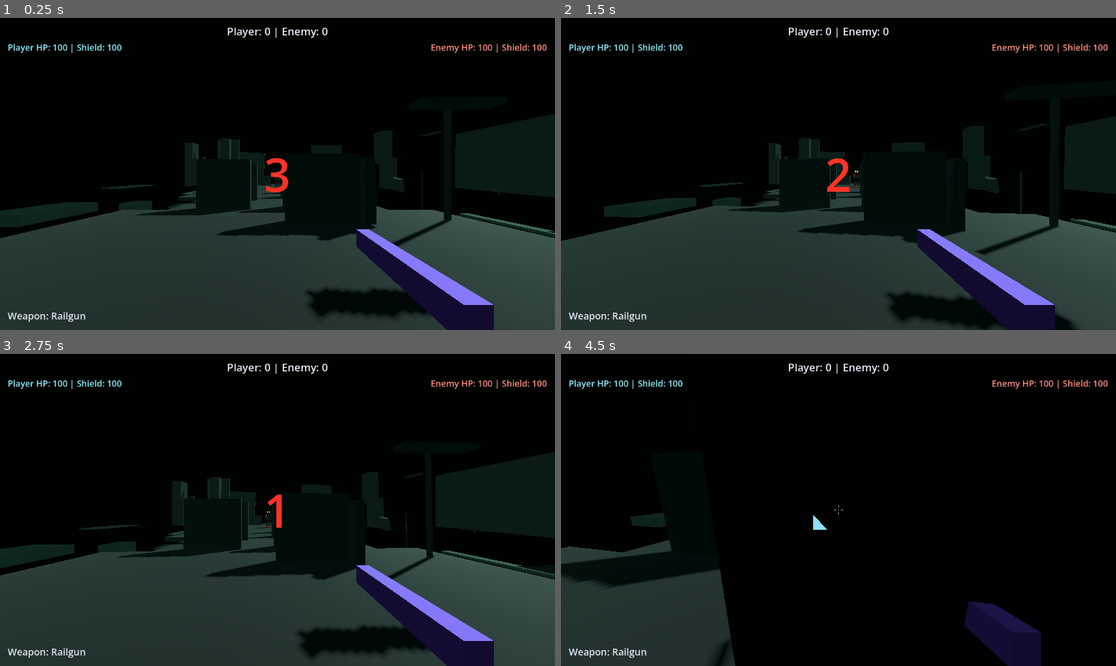
Above: before the commit, frames 1-4 (two rows, left to right).
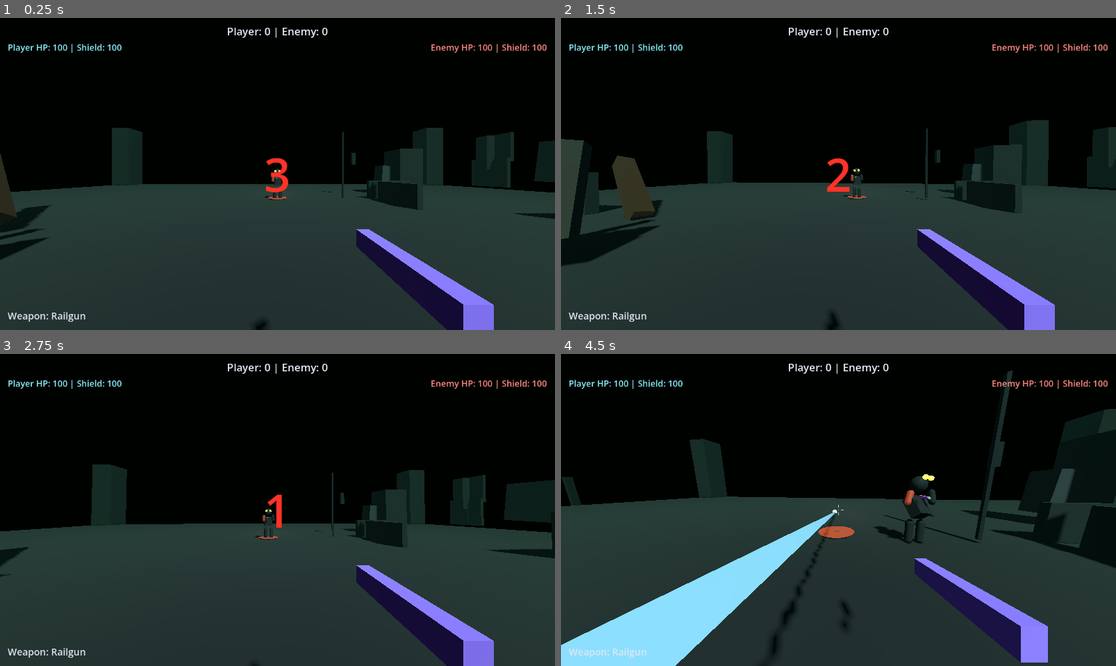
Above: after the commit, the same moments.

Repository: skyw4rp/void
Game: Godot game, scene res://scenes/main.tscn
Two runs of this game, one before a commit and one after it. Both use one fixed random seed, a clock stepped at 60 frames per second and the inputs below.
Inputs (mouse positions are in pixels of both pictures, inside the frame that each line leads up to):
- Up to frame 1 (0.25 s): no input
- Up to frame 2 (1.5 s): move the mouse to (866, 174) at 0.52 s; press the mouse at (866, 174) at 0.53 s; hold W (move_forward) from 0.53 s (still down); tap Space (jump) at 0.77 s; move the mouse to (810, 174) at 1.27 s; release the mouse at (810, 174) at 1.28 s; tap Shift (sprint) at 1.35 s
- Up to frame 3 (2.75 s): keep holding W (move_forward); tap Space (jump) at 1.52 s; move the mouse to (288, 503) at 2.02 s; hold 1 (weapon_1) from 2.03 s (still down)
- Up to frame 4 (4.5 s): keep holding W (move_forward); tap Enter at 2.75 s; move the mouse to (832, 516) at 2.77 s; release 1 (weapon_1) at 2.78 s; tap 2 (weapon_2) at 2.85 s; tap Space (jump) at 3.02, 3.5, 3.77 s; move the mouse to (877, 513) at 3.52 s; hold 3 (weapon_3) 3.53-4.28 s; move the mouse to (794, 506) at 4.27 s; click (794, 506) at 4.35 s

The runs differ from the first frame. In frame 1, 17% of the frame differs, in the area x 0-100%, y 34-100%; in frame 2, 19%; in frame 3, 16%; in frame 4, 48%, in the area x 0-100%, y 5-100%.
Error after the commit: Invalid assignment of property or key 'fall_zones' with value of type 'Array' on a base object of type 'RefCounted (ArenaTemplate)'. (res://scripts/arena/arena…

Commit message:
Refactor arenas into continuous brutalist decks

Diff:
--- /dev/null
+++ b/scripts/arena/arena_brutalist_modules.gd
@@ -0,0 +1,44 @@
+## Non-gameplay scale landmarks + optional safe elevated lip (visual only).
+class_name ArenaBrutalistModules
+extends RefCounted
+
+const CORNER_PYLON_SIZE: Vector3 = Vector3(2.4, 8.5, 2.4)
+
+
+static func build(parent: Node3D, template: ArenaTemplate) -> void:
+	if parent == null or template == null:
+		return
+	_build_corner_pylons(parent, template)
+
+
+static func _build_corner_pylons(parent: Node3D, template: ArenaTemplate) -> void:
+	if template.floor_pieces.is_empty():
+		return
+	var deck: ArenaTemplate.FloorPiece = template.floor_pieces[0]
+	var hx: float = deck.size.x * 0.5 - 1.1
+	var hz: float = deck.size.z * 0.5 - 1.1
+	var mat := StandardMaterial3D.new()
+	mat.albedo_color = template.wall_albedo.darkened(0.12)
+	mat.emission_enabled = true
+	mat.emission = Color(0.04, 0.07, 0.06)
+	mat.emission_energy_multiplier = 0.18
+	mat.roughness = 0.94
+	mat.metallic = 0.2
+
+	var offsets: Array[Vector3] = [
+		Vector3(hx, 0.0, hz),
+		Vector3(-hx, 0.0, hz),
+		Vector3(hx, 0.0, -hz),
+		Vector3(-hx, 0.0, -hz),
+	]
+	for i in offsets.size():
+		var mesh_inst := MeshInstance3D.new()
+		mesh_inst.name = "BrutalistPylon_%02d" % (i + 1)
+		var box := BoxMesh.new()
+		box.size = CORNER_PYLON_SIZE
+		mesh_inst.mesh = box
+		mesh_inst.material_override = mat
+		parent.add_child(mesh_inst)
+		var local: Vector3 = offsets[i]
+		local.y = CORNER_PYLON_SIZE.y * 0.5 - deck.size.y * 0.5
+		mesh_inst.global_position = template.center_position + local
--- a/scripts/arena/arena_generator.gd
+++ b/scripts/arena/arena_generator.gd
@@ -151,7 +151,7 @@
 		print("Spawn or route invalid, regenerating arena")
 		_clear_active_arena()
 
-	# Last resort: force toxic bridge.
+	# Last resort: continuous monolith deck (Toxic Bridge template).
 	_template = ArenaTemplates.get_template(ArenaTemplates.Id.TOXIC_BRIDGE)
 	_route_path_world = PackedVector3Array()
 	var fallback_walls: Dictionary = ArenaWallSetGenerator.apply(
@@ -229,7 +229,7 @@
 
 	var center: Vector3 = _template.center_position
 	var rect: Dictionary = _template.debris_bounds
-	var exclude: float = 4.5
+	var exclude: float = 5.5
 	var safe: Vector2 = _template.spawn_safe_half
 
 	for _attempt in 24:
--- a/scripts/arena/arena_structure_builder.gd
+++ b/scripts/arena/arena_structure_builder.gd
@@ -51,6 +51,7 @@
 			"%03d" % wall_index
 		)
 
+	ArenaBrutalistModules.build(parent, template)
 	ArenaPerimeterBuilder.build(parent, template)
 	ArenaFallZoneBuilder.build(parent, template)
 
--- a/scripts/arena/arena_templates.gd
+++ b/scripts/arena/arena_templates.gd
@@ -1,4 +1,4 @@
-## Large combat arenas with intentional fall zones over deep toxic void.
+## Large continuous brutalist decks — void danger only at exterior perimeter.
 class_name ArenaTemplates
 extends RefCounted
 
@@ -9,6 +9,9 @@
 	RUINED_COURTYARD,
 	HANGING_CORRIDORS,
 }
+
+const DECK_THICKNESS: float = 0.32
+const EDGE_VOID_MARGIN: float = 2.6
 
 
 static func get_playable_ids() -> Array[int]:
@@ -62,184 +65,154 @@
 	return m
 
 
+static func _configure_continuous_deck(
+	t: ArenaTemplate,
+	deck_half_x: float,
+	deck_half_z: float,
+	spawn_along_x: bool,
+	spawn_frac: float = 0.4
+) -> void:
+	var th: float = DECK_THICKNESS
+	var hy: float = -th * 0.5
+	t.floor_pieces = [
+		ArenaTemplate.slab(deck_half_x * 2.0, th, deck_half_z * 2.0, 0.0, hy, 0.0),
+	]
+
+	t.ai_bounds = ArenaTemplate.AiBounds.new()
+	t.ai_bounds.danger_half_x = deck_half_x - EDGE_VOID_MARGIN
+	t.ai_bounds.danger_half_z = deck_half_z - EDGE_VOID_MARGIN
+	t.ai_bounds.safe_half_x = t.ai_bounds.danger_half_x - 2.2
+	t.ai_bounds.safe_half_z = t.ai_bounds.danger_half_z - 2.2
+
+	t.spawn_safe_half = Vector2(deck_half_x - 1.2, deck_half_z - 1.2)
+	t.debris_bounds = {
+		"x_min": -deck_half_x * 0.58,
+		"x_max": deck_half_x * 0.58,
+		"z_min": -deck_half_z * 0.58,
+		"z_max": deck_half_z * 0.58,
+	}
+	t.fall_zones = _perimeter_fall_markers(
+		t.ai_bounds.danger_half_x, t.ai_bounds.danger_half_z
+	)
+
+	var spawn_dist: float = deck_half_x * spawn_frac if spawn_along_x else deck_half_z * spawn_frac
+	if spawn_along_x:
+		t.player_spawn_local = Vector3(-spawn_dist, 1.0, 0.0)
+		t.enemy_spawn_local = Vector3(spawn_dist, 1.0, 0.0)
+	else:
+		t.player_spawn_local = Vector3(0.0, 1.0, -spawn_dist)
+		t.enemy_spawn_local = Vector3(0.0, 1.0, spawn_dist)
+
+
+static func _perimeter_fall_markers(danger_hx: float, danger_hz: float) -> Array:
+	return [
+		_marker(0.0, danger_hz * 0.96, danger_hx * 1.75, 0.35, 0.0),
+		_marker(0.0, -danger_hz * 0.96, danger_hx * 1.75, 0.35, 0.0),
+		_marker(danger_hx * 0.96, 0.0, 0.35, danger_hz * 1.75, PI * 0.5),
+		_marker(-danger_hx * 0.96, 0.0, 0.35, danger_hz * 1.75, PI * 0.5),
+	]
+
+
+static func _column(cx: float, cz: float, radius: float = 0.85) -> ArenaTemplate.WallPiece:
+	return ArenaTemplate.wall(radius * 2.0, 3.5, radius * 2.0, cx, 1.75, cz)
+
+
+static func _massive_slab(cx: float, cz: float, sx: float, sz: float) -> ArenaTemplate.WallPiece:
+	return ArenaTemplate.wall(sx, 1.4, sz, cx, 0.7, cz)
+
+
+static func _broken_wall(cx: float, cz: float, length: float = 5.0) -> ArenaTemplate.WallPiece:
+	return ArenaTemplate.wall(0.32, 2.25, length, cx, 1.12, cz)
+
+
+static func _half_cover(cx: float, cz: float) -> ArenaTemplate.WallPiece:
+	return ArenaTemplate.wall(3.2, 1.65, 0.32, cx, 0.82, cz)
+
+
 static func _toxic_bridge() -> ArenaTemplate:
 	var t := ArenaTemplate.new()
 	_apply_common(t, "Toxic Bridge", Id.TOXIC_BRIDGE)
-	var th: float = 0.28
-	var hy: float = -th * 0.5
-	t.player_spawn_local = Vector3(-9.0, 1.0, 0.0)
-	t.enemy_spawn_local = Vector3(9.0, 1.0, 0.0)
-	t.spawn_safe_half = Vector2(10.0, 5.5)
-	t.debris_bounds = {"x_min": -4.5, "x_max": 4.5, "z_min": -3.5, "z_max": 3.5}
-	t.ai_bounds = ArenaTemplate.AiBounds.new()
-	t.ai_bounds.safe_half_x = 6.5
-	t.ai_bounds.danger_half_x = 7.8
-	t.ai_bounds.safe_half_z = 5.5
-	t.ai_bounds.danger_half_z = 6.8
-	t.floor_pieces = [
-		ArenaTemplate.slab(14.0, th, 14.0, -9.0, hy, 0.0),
-		ArenaTemplate.slab(14.0, th, 14.0, 9.0, hy, 0.0),
-		ArenaTemplate.slab(6.0, th, 10.0, 0.0, hy, 0.0),
-	]
-	t.wall_pieces = [
-		ArenaTemplate.wall(8.0, 1.2, 0.25, -9.0, 0.6, 6.2),
-		ArenaTemplate.wall(8.0, 1.2, 0.25, 9.0, 0.6, -6.2),
-		ArenaTemplate.wall(0.25, 2.4, 5.0, -3.5, 1.2, 0.0),
-		ArenaTemplate.wall(0.25, 2.4, 5.0, 3.5, 1.2, 0.0),
-	]
-	t.fall_zones = [
-		_marker(-9.0, 7.2, 12.0, 0.35, 0.0),
-		_marker(9.0, -7.2, 12.0, 0.35, 0.0),
-	]
-	_finalize_perimeter(t, 0.74, 2.8, [0, 1])
+	_configure_continuous_deck(t, 24.0, 20.0, true, 0.38)
+	t.wall_pieces = [
+		_column(-10.0, 7.5),
+		_column(10.0, -7.5),
+		_massive_slab(-6.0, 5.5, 4.5, 2.2),
+		_massive_slab(6.0, -5.5, 4.5, 2.2),
+		_broken_wall(0.0, 9.0, 6.0),
+		_half_cover(-12.0, 0.0),
+		_half_cover(12.0, 0.0),
+	]
+	_finalize_perimeter(t, 0.72, 3.2, [0, 1])
 	return t
 
 
 static func _split_platforms() -> ArenaTemplate:
 	var t := ArenaTemplate.new()
 	_apply_common(t, "Split Platforms", Id.SPLIT_PLATFORMS)
-	var th: float = 0.28
-	var hy: float = -th * 0.5
-	t.player_spawn_local = Vector3(-10.0, 1.0, 0.0)
-	t.enemy_spawn_local = Vector3(10.0, 1.0, 0.0)
-	t.spawn_safe_half = Vector2(11.0, 8.5)
-	t.debris_bounds = {"x_min": -5.5, "x_max": 5.5, "z_min": -5.0, "z_max": 5.0}
-	t.ai_bounds = ArenaTemplate.AiBounds.new()
-	t.ai_bounds.safe_half_x = 9.5
-	t.ai_bounds.danger_half_x = 11.0
-	t.ai_bounds.safe_half_z = 7.5
-	t.ai_bounds.danger_half_z = 8.8
-	t.floor_pieces = [
-		ArenaTemplate.slab(13.0, th, 20.0, -10.0, hy, 0.0),
-		ArenaTemplate.slab(13.0, th, 20.0, 10.0, hy, 0.0),
-		ArenaTemplate.slab(8.0, th, 6.0, 0.0, hy, 0.0),
-		ArenaTemplate.slab(6.0, th, 4.0, -10.0, hy, 8.5),
-		ArenaTemplate.slab(6.0, th, 4.0, 10.0, hy, 8.5),
-		ArenaTemplate.slab(6.0, th, 4.0, -10.0, hy, -8.5),
-		ArenaTemplate.slab(6.0, th, 4.0, 10.0, hy, -8.5),
-	]
-	t.wall_pieces = [
-		ArenaTemplate.wall(0.28, 2.5, 8.0, -6.5, 1.25, 0.0),
-		ArenaTemplate.wall(0.28, 2.5, 8.0, 6.5, 1.25, 0.0),
-		ArenaTemplate.wall(4.0, 1.15, 0.28, -10.0, 0.58, 5.5),
-		ArenaTemplate.wall(4.0, 1.15, 0.28, 10.0, 0.58, -5.5),
-	]
-	t.fall_zones = [
-		_marker(-10.0, 10.5, 11.0, 0.35, 0.0),
-		_marker(10.0, -10.5, 11.0, 0.35, 0.0),
-	]
-	_finalize_perimeter(t, 0.76, 3.0, [2, 3])
+	_configure_continuous_deck(t, 26.0, 22.0, true, 0.4)
+	t.wall_pieces = [
+		_column(-14.0, 10.0),
+		_column(14.0, -10.0),
+		_column(-14.0, -10.0),
+		_column(14.0, 10.0),
+		_massive_slab(0.0, 11.0, 8.0, 2.4),
+		_broken_wall(-8.0, 6.0, 5.5),
+		_broken_wall(8.0, -6.0, 5.5),
+		_half_cover(0.0, -11.5),
+	]
+	_finalize_perimeter(t, 0.74, 3.4, [2, 3])
 	return t
 
 
 static func _broken_reactor() -> ArenaTemplate:
 	var t := ArenaTemplate.new()
 	_apply_common(t, "Broken Reactor", Id.BROKEN_REACTOR)
-	var th: float = 0.28
-	var hy: float = -th * 0.5
-	t.player_spawn_local = Vector3(-11.0, 1.0, 0.0)
-	t.enemy_spawn_local = Vector3(11.0, 1.0, 0.0)
-	t.spawn_safe_half = Vector2(12.0, 8.5)
-	t.debris_bounds = {"x_min": -4.0, "x_max": 4.0, "z_min": -4.5, "z_max": 4.5}
-	t.ai_bounds = ArenaTemplate.AiBounds.new()
-	t.ai_bounds.safe_half_x = 10.5
-	t.ai_bounds.danger_half_x = 12.0
-	t.ai_bounds.safe_half_z = 8.5
-	t.ai_bounds.danger_half_z = 9.8
-	# C-shaped walkway around central void pit (12×12) — single intentional hole.
-	t.floor_pieces = [
-		ArenaTemplate.slab(28.0, th, 6.0, 0.0, hy, -9.5),
-		ArenaTemplate.slab(28.0, th, 6.0, 0.0, hy, 9.5),
-		ArenaTemplate.slab(6.0, th, 16.0, -11.0, hy, 0.0),
-		ArenaTemplate.slab(6.0, th, 16.0, 11.0, hy, 0.0),
-	]
-	t.wall_pieces = [
-		ArenaTemplate.wall(4.0, 2.4, 0.28, 0.0, 1.2, -6.2),
-		ArenaTemplate.wall(4.0, 2.4, 0.28, 0.0, 1.2, 6.2),
-		ArenaTemplate.wall(0.28, 2.6, 4.0, -6.5, 1.3, -9.5),
-		ArenaTemplate.wall(0.28, 2.6, 4.0, 6.5, 1.3, -9.5),
-		ArenaTemplate.wall(1.0, 2.8, 1.0, -11.0, 1.4, 0.0),
-		ArenaTemplate.wall(1.0, 2.8, 1.0, 11.0, 1.4, 0.0),
-	]
-	t.fall_zones = [
-		_marker(0.0, -6.2, 10.0, 0.35, 0.0),
-		_marker(0.0, 6.2, 10.0, 0.35, 0.0),
-		_marker(-6.2, 0.0, 0.35, 10.0, PI * 0.5),
-		_marker(6.2, 0.0, 0.35, 10.0, PI * 0.5),
-	]
-	_finalize_perimeter(t, 0.78, 3.2, [])
+	_configure_continuous_deck(t, 25.0, 23.0, true, 0.39)
+	t.wall_pieces = [
+		_column(-11.0, 0.0, 1.05),
+		_column(11.0, 0.0, 1.05),
+		_massive_slab(0.0, 8.5, 6.5, 2.8),
+		_massive_slab(0.0, -8.5, 6.5, 2.8),
+		_broken_wall(-7.0, 7.0, 4.5),
+		_broken_wall(7.0, -7.0, 4.5),
+		_half_cover(-13.0, 5.0),
+		_half_cover(13.0, -5.0),
+	]
+	_finalize_perimeter(t, 0.76, 3.4, [0, 1, 2, 3])
 	return t
 
 
 static func _ruined_courtyard() -> ArenaTemplate:
 	var t := ArenaTemplate.new()
 	_apply_common(t, "Ruined Courtyard", Id.RUINED_COURTYARD)
-	var th: float = 0.26
-	var hy: float = -th * 0.5
-	t.player_spawn_local = Vector3(0.0, 1.0, 9.5)
-	t.enemy_spawn_local = Vector3(0.0, 1.0, -9.5)
-	t.spawn_safe_half = Vector2(6.5, 11.0)
-	t.debris_bounds = {"x_min": -4.5, "x_max": 4.5, "z_min": -3.0, "z_max": 3.0}
-	t.ai_bounds = ArenaTemplate.AiBounds.new()
-	t.ai_bounds.safe_half_x = 10.0
-	t.ai_bounds.danger_half_x = 11.5
-	t.ai_bounds.safe_half_z = 10.0
-	t.ai_bounds.danger_half_z = 11.2
-	# Ring walkway (4u wide) around 14×14 inner pit.
-	t.floor_pieces = [
-		ArenaTemplate.slab(28.0, th, 4.0, 0.0, hy, -10.0),
-		ArenaTemplate.slab(28.0, th, 4.0, 0.0, hy, 10.0),
-		ArenaTemplate.slab(4.0, th, 16.0, -12.0, hy, 0.0),
-		ArenaTemplate.slab(4.0, th, 16.0, 12.0, hy, 0.0),
-		ArenaTemplate.slab(8.0, th, 8.0, -12.0, hy, -12.0),
-		ArenaTemplate.slab(8.0, th, 8.0, 12.0, hy, -12.0),
-		ArenaTemplate.slab(8.0, th, 8.0, -12.0, hy, 12.0),
-		ArenaTemplate.slab(8.0, th, 8.0, 12.0, hy, 12.0),
-	]
-	t.wall_pieces = [
-		ArenaTemplate.wall(1.0, 2.6, 1.0, -5.0, 1.3, -5.0),
-		ArenaTemplate.wall(1.0, 2.6, 1.0, 5.0, 1.3, -5.0),
-		ArenaTemplate.wall(2.5, 1.1, 0.25, 0.0, 0.55, -7.2),
-		ArenaTemplate.wall(2.5, 1.1, 0.25, 0.0, 0.55, 7.2),
-	]
-	t.fall_zones = [
-		_marker(0.0, -7.0, 8.0, 0.35, 0.0),
-		_marker(0.0, 7.0, 8.0, 0.35, 0.0),
-		_marker(-7.0, 0.0, 0.35, 8.0, PI * 0.5),
-		_marker(7.0, 0.0, 0.35, 8.0, PI * 0.5),
-	]
-	_finalize_perimeter(t, 0.8, 3.0, [0, 1])
+	_configure_continuous_deck(t, 25.0, 25.0, false, 0.38)
+	t.wall_pieces = [
+		_column(-9.0, 9.0),
+		_column(9.0, -9.0),
+		_column(-9.0, -9.0),
+		_column(9.0, 9.0),
+		_massive_slab(-6.0, 0.0, 3.5, 7.0),
+		_massive_slab(6.0, 0.0, 3.5, 7.0),
+		_broken_wall(0.0, 10.5, 7.5),
+		_half_cover(11.0, 0.0),
+	]
+	_finalize_perimeter(t, 0.78, 3.5, [0, 1])
 	return t
 
 
 static func _hanging_corridors() -> ArenaTemplate:
 	var t := ArenaTemplate.new()
 	_apply_common(t, "Hanging Corridors", Id.HANGING_CORRIDORS)
-	var th: float = 0.26
-	var hy: float = -th * 0.5
-	t.player_spawn_local = Vector3(-9.0, 1.0, -10.0)
-	t.enemy_spawn_local = Vector3(9.0, 1.0, 10.0)
-	t.spawn_safe_half = Vector2(10.0, 12.0)
-	t.debris_bounds = {"x_min": -1.8, "x_max": 1.8, "z_min": -7.0, "z_max": 7.0}
-	t.ai_bounds = ArenaTemplate.AiBounds.new()
-	t.ai_bounds.safe_half_x = 10.5
-	t.ai_bounds.danger_half_x = 12.0
-	t.ai_bounds.safe_half_z = 12.5
-	t.ai_bounds.danger_half_z = 14.0
-	t.floor_pieces = [
-		ArenaTemplate.slab(6.0, th, 28.0, -9.0, hy, 0.0),
-		ArenaTemplate.slab(6.0, th, 28.0, 9.0, hy, 0.0),
-		ArenaTemplate.slab(6.0, th, 4.0, 0.0, hy, -12.5),
-		ArenaTemplate.slab(6.0, th, 4.0, 0.0, hy, 12.5),
-	]
-	t.wall_pieces = [
-		ArenaTemplate.wall(0.25, 1.1, 22.0, -12.2, 0.55, 0.0),
-		ArenaTemplate.wall(0.25, 1.1, 22.0, 12.2, 0.55, 0.0),
-		ArenaTemplate.wall(3.5, 2.2, 0.28, 0.0, 1.1, -12.5),
-	]
-	t.fall_zones = [
-		_marker(-9.0, 14.5, 5.0, 0.35, 0.0),
-		_marker(9.0, -14.5, 5.0, 0.35, 0.0),
-	]
-	_finalize_perimeter(t, 0.75, 3.0, [2, 3])
-	return t
+	_configure_continuous_deck(t, 23.0, 27.0, false, 0.37)
+	t.wall_pieces = [
+		_column(-8.0, 12.0),
+		_column(8.0, -12.0),
+		_massive_slab(-11.0, 0.0, 2.8, 10.0),
+		_massive_slab(11.0, 0.0, 2.8, 10.0),
+		_broken_wall(-5.0, 11.0, 5.0),
+		_broken_wall(5.0, -11.0, 5.0),
+		_half_cover(0.0, 13.0),
+		_half_cover(0.0, -13.0),
+	]
+	_finalize_perimeter(t, 0.73, 3.3, [2, 3])
+	return t
--- a/scripts/arena/arena_wall_set_generator.gd
+++ b/scripts/arena/arena_wall_set_generator.gd
@@ -181,19 +181,20 @@
 
 
 static func _recipe_for_template(template_id: int) -> Dictionary:
+	# Continuous decks — procedural cover stays in flanks, not interior pits.
 	match template_id:
 		ArenaTemplates.Id.TOXIC_BRIDGE:
-			return {"min_walls": 3, "max_walls": 8}
+			return {"min_walls": 4, "max_walls": 11}
 		ArenaTemplates.Id.SPLIT_PLATFORMS:
-			return {"min_walls": 4, "max_walls": 10}
+			return {"min_walls": 5, "max_walls": 12}
 		ArenaTemplates.Id.BROKEN_REACTOR:
+			return {"min_walls": 5, "max_walls": 12}
+		ArenaTemplates.Id.RUINED_COURTYARD:
 			return {"min_walls": 4, "max_walls": 11}
-		ArenaTemplates.Id.RUINED_COURTYARD:
-			return {"min_walls": 3, "max_walls": 9}
 		ArenaTemplates.Id.HANGING_CORRIDORS:
-			return {"min_walls": 3, "max_walls": 8}
-		_:
-			return {"min_walls": 3, "max_walls": 8}
+			return {"min_walls": 4, "max_walls": 11}
+		_:
+			return {"min_walls": 4, "max_walls": 11}
 
 
 static func _collect_candidate_cells(
@@ -214,9 +215,9 @@
 			if not grid.walkable.has(cell):
 				continue
 			var local: Vector2 = ArenaRouteValidator._cell_to_local(cell)
-			if absf(local.x) > safe.x * 0.92 or absf(local.y) > safe.y * 0.92:
+			if absf(local.x) > safe.x * 0.88 or absf(local.y) > safe.y * 0.88:
 				continue
-			if _cell_near_spawn(cell, spawn_p, 3) or _cell_near_spawn(cell, spawn_e, 3):
+			if _cell_near_spawn(cell, spawn_p, 4) or _cell_near_spawn(cell, spawn_e, 4):
 				continue
 			out.append(cell)
 	return out
Not shown, changed: docs/PROTOTYPE.md
Not shown, changed: docs/VOID_PROTOTYPE_AUDIT.md
